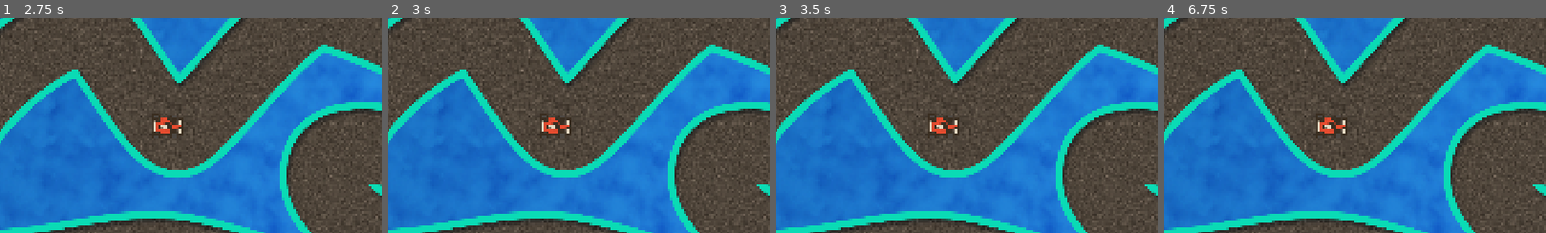
Above: before the commit, frames 1-4 (left to right).
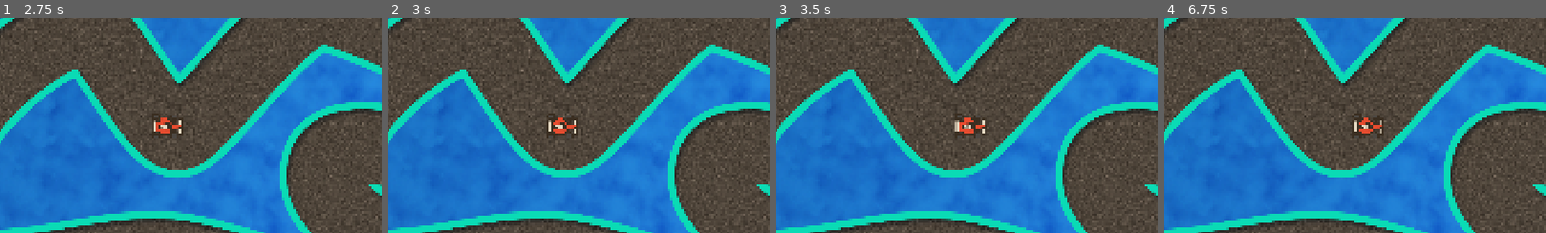
Above: after the commit, the same moments.

Repository: IgnacyO1/SafeServe
Game: Godot game, scene res://scenes/track.tscn
Same seed, same stepped clock (60 frames per second), same inputs: the game is played once before the commit and once after it. This scene is started directly instead of the project's main scene.
Inputs (mouse positions are % of the whole screen's width and height, from its top left):
- Up to frame 1 (2.75 s): tap Enter at 0.5, 2 s; move the mouse to (72, 45) at 0.52 s; hold Right (ui_right) 0.53-1.28 s; tap E at 0.6, 1.35, 2.1 s; click (72, 45) at 0.67 s; tap Space at 1.25 s; move the mouse to (30, 55) at 1.27 s; hold Down (ui_down) 1.28-2.03 s; move the mouse to (60, 28) at 2.02 s; hold Right (ui_right) from 2.03 s (still down)
- Up to frame 2 (3 s): tap Space at 2.75 s; move the mouse to (45, 70) at 2.77 s; release Right (ui_right) at 2.78 s; hold Up (ui_up) from 2.78 s (still down); tap E at 2.85 s; click (45, 70) at 2.92 s
- Up to frame 3 (3.5 s): keep holding Up (ui_up)
- Up to frame 4 (6.75 s): move the mouse to (80, 65) at 3.52 s; release Up (ui_up) at 3.53 s; hold Left (ui_left) 3.53-5.03 s; tap E every 0.75 s from 3.6 to 6.6 s; tap Enter at 4.25 s; move the mouse to (20, 35) at 4.27 s; tap Space at 5 s; move the mouse to (55, 50) at 5.02 s; hold Down (ui_down) 5.03-5.78 s; click (55, 50) at 5.17 s; move the mouse to (35, 25) at 5.77 s; hold Right (ui_right) 5.78-6.53 s; move the mouse to (72, 45) at 6.52 s; hold Up (ui_up) from 6.53 s (still down)
The pictures show only the part of the screen within x 16-66%, y 15-65%; the shares and areas given below are measured in that part.

Frame 1 is identical in both runs. In frame 2, 0.6% of the frame differs, in the area x 39-50%, y 44-56%; in frame 3, 0.9%; in frame 4, 1.0%, in the area x 39-58%, y 44-56%.

Commit message:
Auto jedzie do przodu

Diff:
--- a/scenes/Car/car.gd
+++ b/scenes/Car/car.gd
@@ -1,5 +1,6 @@
 extends Area2D
 
+var _throttle: float = 0.0
 
 # Called when the node enters the scene tree for the first time.
 func _ready() -> void:
@@ -8,8 +9,8 @@
 
 # Called every frame. 'delta' is the elapsed time since the previous frame.
 func _process(delta: float) -> void:
-	pass
+	_throttle = Input.get_action_strength("ui_up")
 
 
 func _physics_process(delta: float) -> void:
-	pass
+	position += transform.x * 100.0 * _throttle * delta
